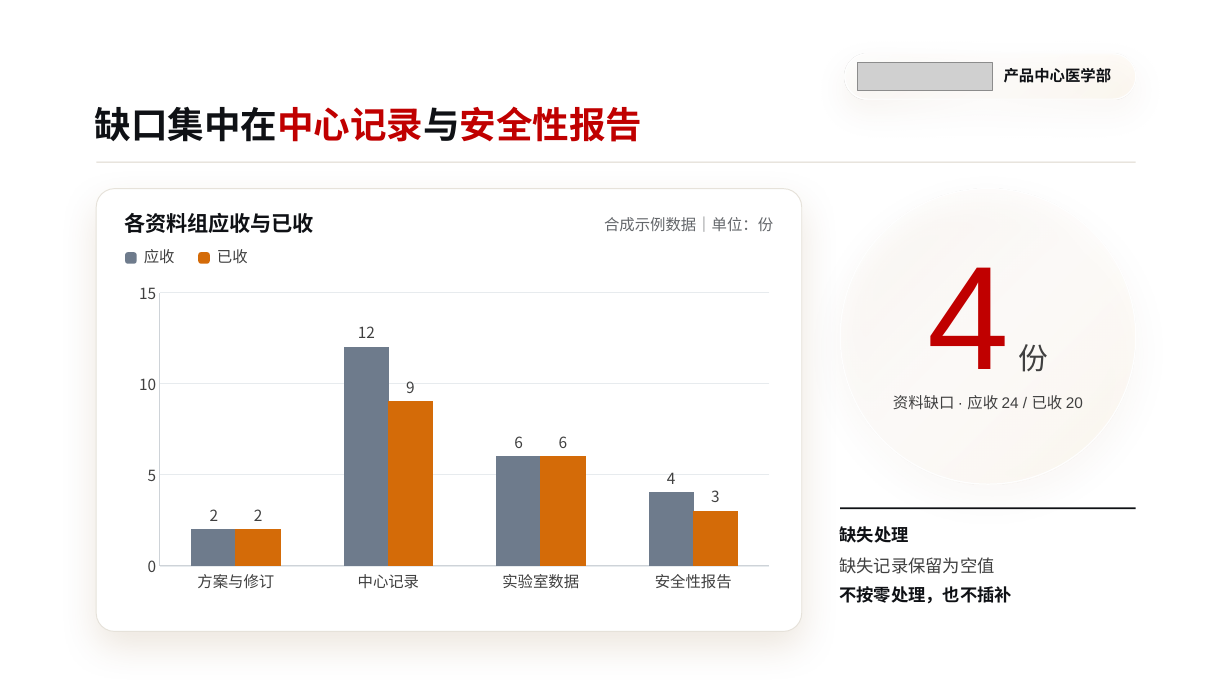
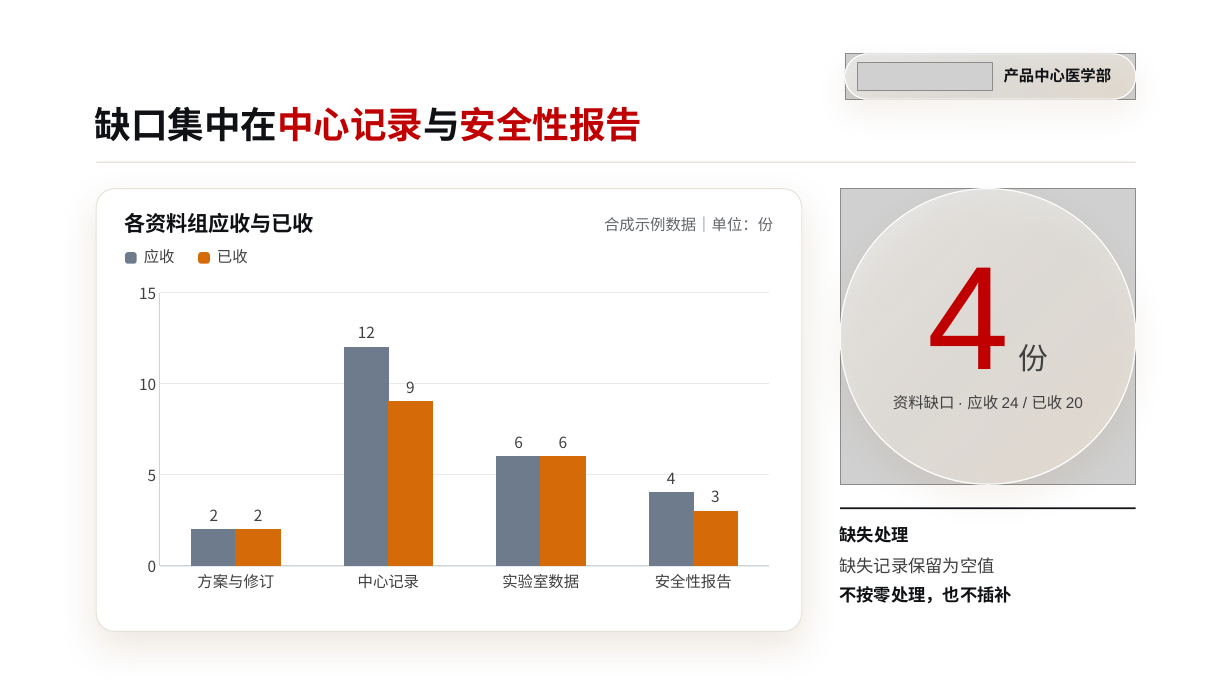
Before and after one commit to smkzw/kangzhe-design, a slide deck: slide 4 of examples/reference/pptx-flagship/kangzhe_flagship.pptx. Drawn at 1232x693 pixels with LibreOffice and Linux fonts; fonts in the diff are those of the drawing; grey boxes stand for pictures; background and template pictures are left out. Boxes give left, top, right and bottom in pixels: in the first picture for what was removed or moved away, otherwise in the second. Text is boxed around its words. In the diff, an @@ line names an element or a change of style, - is before the commit and + after.

```diff
--- a/examples/reference/pptx-flagship/kangzhe_flagship.pptx
+++ b/examples/reference/pptx-flagship/kangzhe_flagship.pptx
@@ rounded rectangle at (845, 54, 1136, 99): fill gradient #FFFFFF to #FFFAF0 to #FFECCD to gradient #FFFFFF to #FFFBF4 to #FFF2DE @@
@@ picture added at (845, 54, 1136, 99) @@
@@ ellipse at (840, 189, 1136, 484): fill gradient #FFFFFF to #FFFAF0 to #FFECCD to gradient #FFFFFF to #FFFBF4 to #FFF2DE @@
@@ picture added at (840, 189, 1136, 484) @@
```
Also in this commit, not shown: 4 other slides changed, 22 other files.
